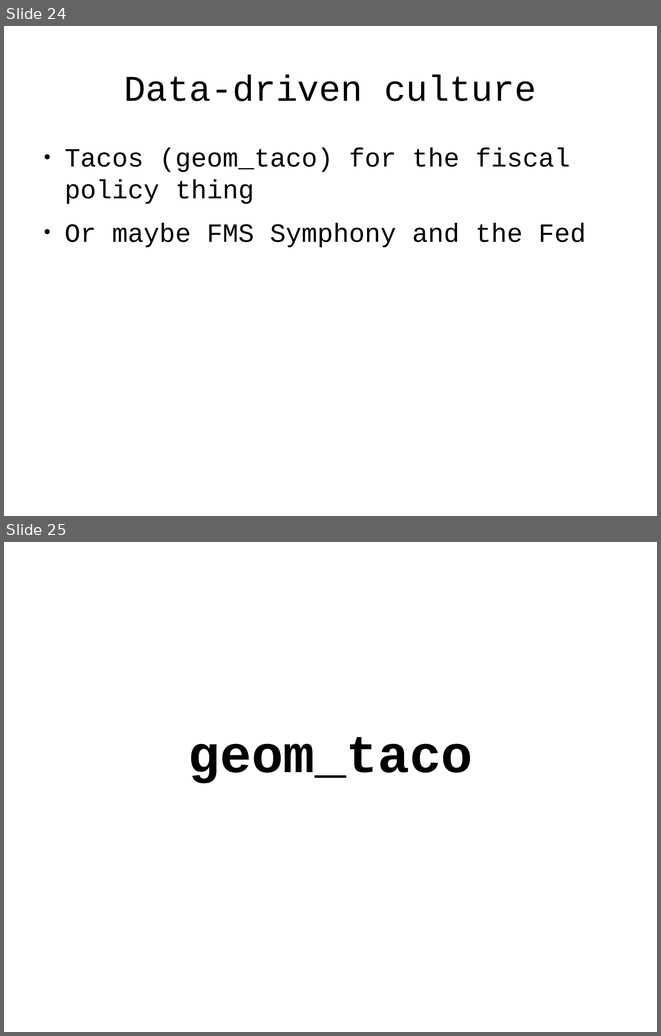
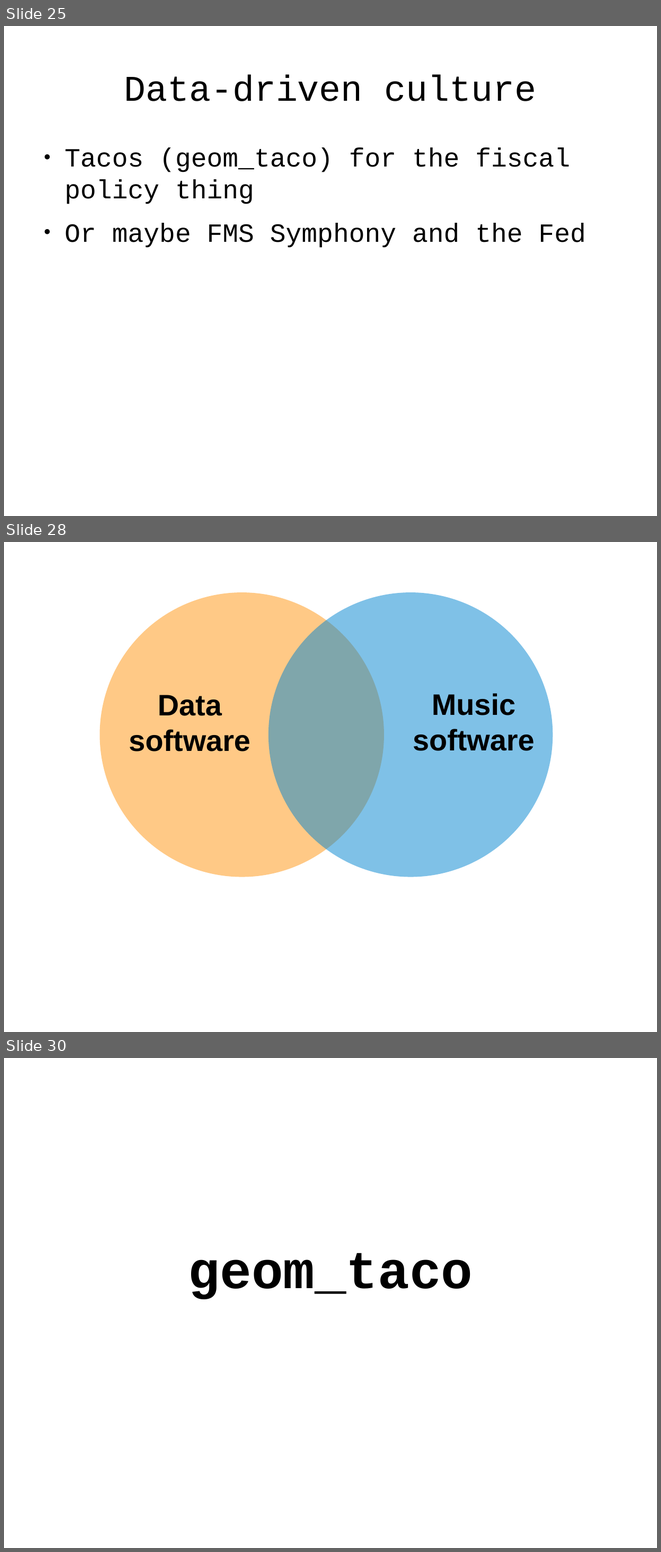
Before and after one commit to tlevine/gastronomification-big-data-talk, a slide deck: big-senses.odp. Shown one above the other, each under a label of ours: slides 24 and 25 before the commit, slides 25, 28 and 30 after it; the slides between them are not shown. The pictures are 661x1036 and 661x1552 pixels, drawn with LibreOffice and Linux fonts; fonts in the diff are those of the drawing; background and template pictures are left out. Boxes give left, top, right and bottom in pixels: in the first picture for what was removed or moved away, otherwise in the second. Text is boxed around its words. In the diff, an @@ line names an element or a change of style, - is before the commit and + after.

```diff
--- a/big-senses.odp
+++ b/big-senses.odp
@@ slide 28 added at [4,542,657,1032], background #FFFFFF @@
@@ ellipse added at [100,592,385,877], fill #FF950E at 50% opacity @@
@@ ellipse added at [268,592,553,877], fill #0084D1 at 50% opacity @@
@@ text added at [129,695,250,751], 36 pt, text #000000, bold @@
+Data
+software
@@ text added at [413,693,535,751], 36 pt, text #000000, bold @@
+Music
+software
@@ what was slide 24 is now slide 25 @@
@@ what was slide 25 is now slide 30 @@
```
Also in this commit, not shown: 2 slides changed, 4 other slides added.
